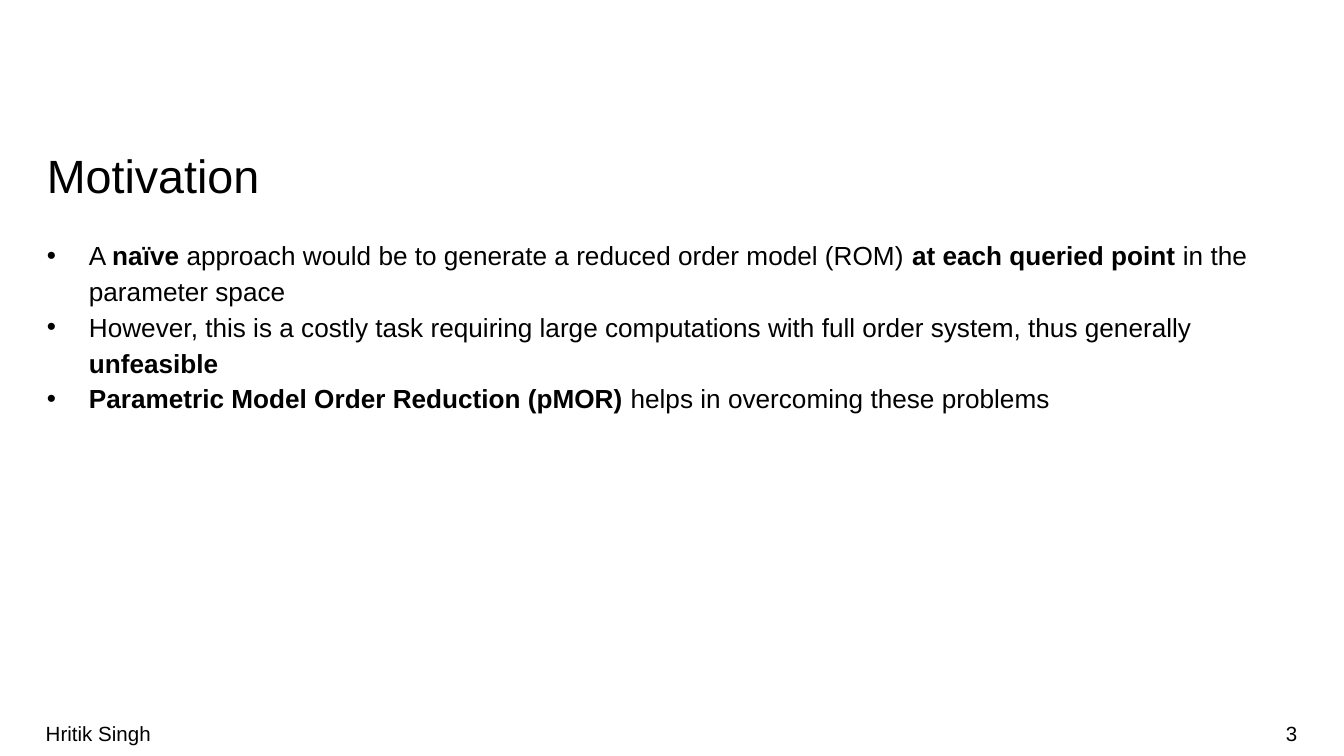
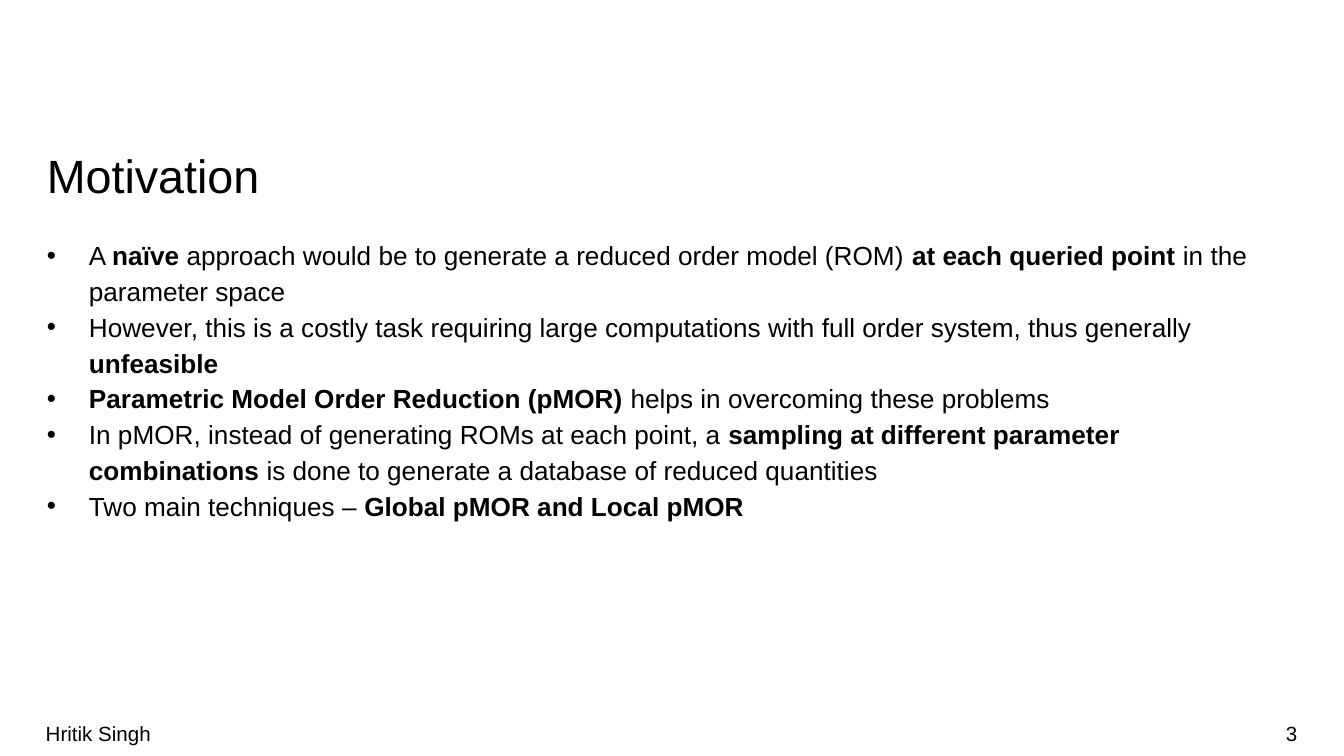
Before and after one commit to R-SMP/Global_Local_pMOR, a slide deck: slide 3 of pMOR.pptx. Drawn at 1344x756 pixels with LibreOffice and Linux fonts; fonts in the diff are those of the drawing; background and template pictures are left out. Boxes give left, top, right and bottom in pixels: in the first picture for what was removed or moved away, otherwise in the second. Text is boxed around its words. In the diff, an @@ line names an element or a change of style, - is before the commit and + after.

```diff
--- a/pMOR.pptx
+++ b/pMOR.pptx
@@ text at (89,425,1120,521): paragraphs added @@
+• In pMOR, instead of generating ROMs at each point, a sampling at different parameter combinations is done to generate a database of reduced quantities
+• Two main techniques – Global pMOR and Local pMOR
```
Also in this commit, not shown: 7 other slides changed, 4 slides added, 7 other files.
